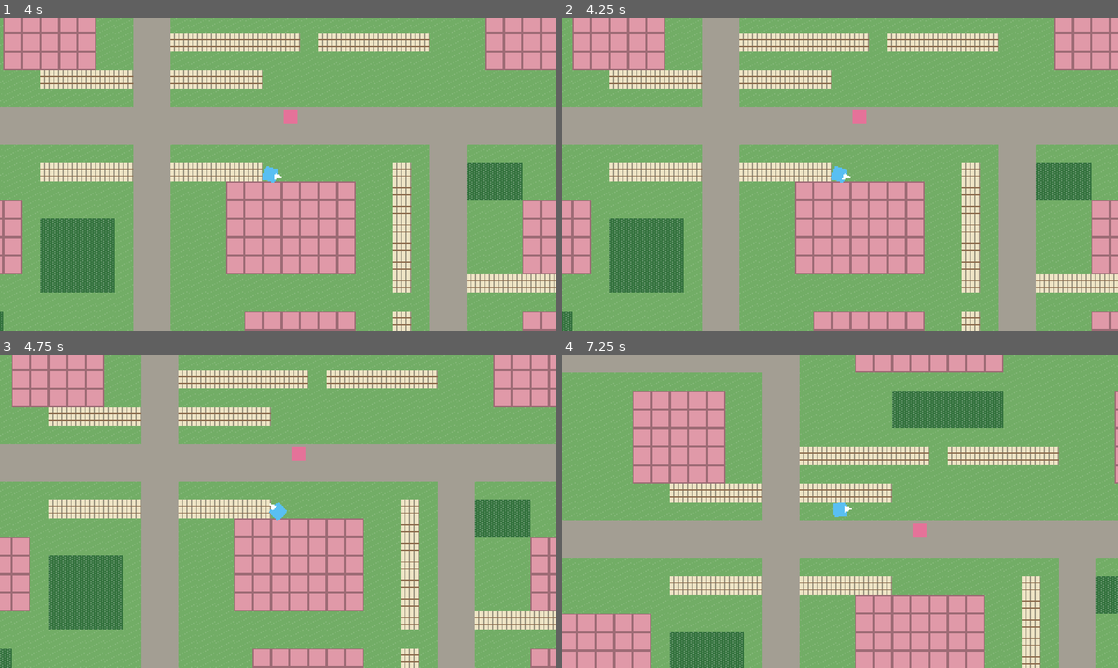
Above: before the commit, frames 1-4 (two rows, left to right).
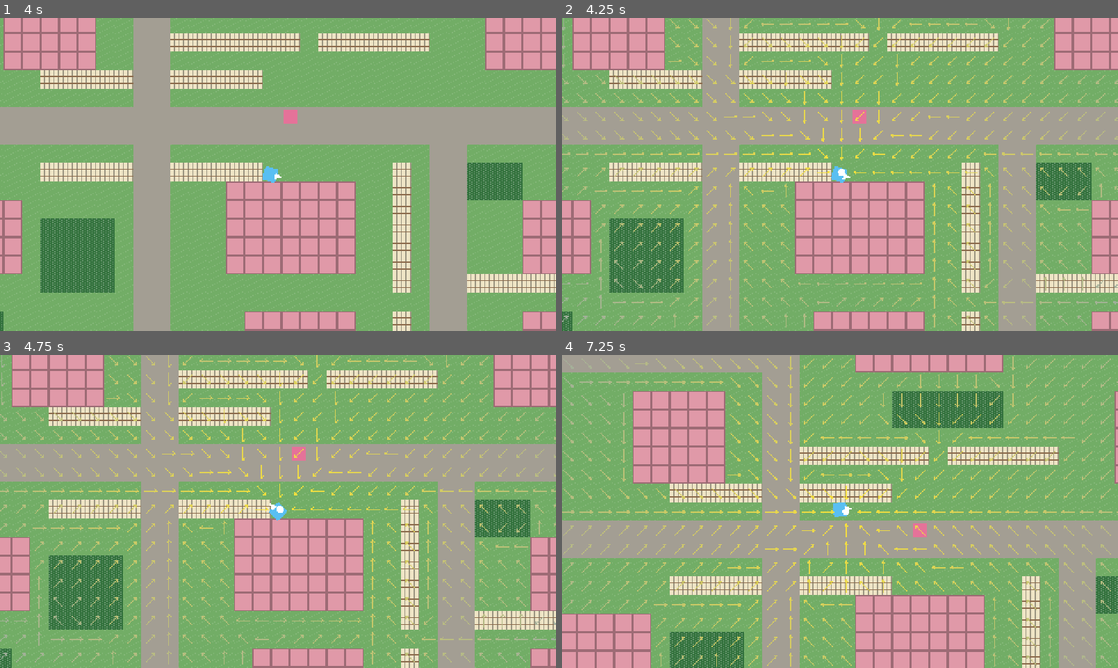
Above: after the commit, the same moments.

Repository: preritkothari16/amortia
Game: Godot game, scene res://world/main.tscn
Same seed, same stepped clock (60 frames per second), same inputs: the game is played once before the commit and once after it.
Inputs (mouse positions are in pixels of both pictures, inside the frame that each line leads up to):
- Up to frame 1 (4 s): tap Enter at 0.5, 3.5 s; move the mouse to (400, 158) at 0.52 s; hold D (move_right) 0.53-1.25 s; tap Space (dodge) at 0.6, 2 s; click (400, 158) at 0.67 s; drag from (166, 190) to (250, 237) at 1.27 s; move the mouse to (333, 105) at 2.02 s; hold D (move_right) 2.03-2.75 s; hold Shift 2.03-2.75 s; drag from (250, 237) to (111, 127) at 2.77 s; move the mouse to (444, 221) at 3.52 s; hold A (move_left) from 3.53 s (still down); tap Ctrl at 3.6 s
- Up to frame 2 (4.25 s): keep holding A (move_left); tap F2 (debug_flow_field, bound only after the commit) at 4.15 s
- Up to frame 3 (4.75 s): release A (move_left) at 4.25 s; drag from (111, 464) to (194, 433) at 4.27 s
- Up to frame 4 (7.25 s): tap Space (dodge) at 5 s; move the mouse to (867, 511) at 5.02 s; press the mouse at (867, 511) at 5.03 s; hold S (move_down) 5.03-5.75 s; release the mouse at (867, 511) at 5.75 s; drag from (756, 433) to (728, 527) at 5.77 s; move the mouse to (962, 495) at 6.52 s; hold W (move_up) from 6.53 s (still down); tap Alt at 6.6 s

Frame 1 is identical in both runs. In frame 2, 4.3% of the frame differs, in the area x 0-100%, y 0-99%; in frame 3, 4.3%; in frame 4, 4.5%, in the area x 0-100%, y 0-100%.

Commit message:
Add shared flow field with F2 debug arrows
- FlowField: hand-written Dijkstra/UCS from the player's cell; stores
  integration cost and next cell per tile, weighted terrain, walls and
  unreachable areas handled, optional cost profile
- Rebuilt by main.gd whenever the player enters a new cell
- F2 overlay draws one arrow per tile, coloured by cost
- Speed: flat-index loop with TerrainGrid.build_cost_array and a
  faster MinHeap (hole sifting) cut rebuilds from ~50 ms to ~7.5 ms
- 16 new GUT tests (75 total), incl. field = A* cost from every cell
- HANDOFF.md updated

Co-Authored-By: Claude Opus 5.5 <noreply@anthropic.com>

Diff:
--- a/ai/grid/terrain_grid.gd
+++ b/ai/grid/terrain_grid.gd
@@ -113,6 +113,17 @@
 	return cost
 
 
+## Every cell's cost in one flat array (index = y * width + x), for hot loops such as the
+## flow field that would be slowed down by calling get_cost per neighbour.
+func build_cost_array(profile: TerrainCostProfile = null) -> PackedFloat32Array:
+	var p: TerrainCostProfile = _profile_or_base(profile)
+	var costs: PackedFloat32Array = PackedFloat32Array()
+	costs.resize(_terrain_ids.size())
+	for i: int in _terrain_ids.size():
+		costs[i] = p.cost_of_id(_terrain_ids[i])
+	return costs
+
+
 func _profile_or_base(profile: TerrainCostProfile) -> TerrainCostProfile:
 	if profile == null:
 		return base_profile
--- /dev/null
+++ b/ai/nav/flow_field.gd
@@ -0,0 +1,148 @@
+class_name FlowField
+extends RefCounted
+## Shared flow field (GDD 6.2): one Dijkstra / Uniform Cost Search outward from the target
+## (the player's cell) gives every tile on the map
+##   - its integration cost: total cost of the cheapest walk from that tile to the target
+##   - its next cell: the neighbour to step into to follow that cheapest walk
+## Any number of enemies then just read the arrow under their feet - no per-enemy search.
+##
+## The search runs backwards (from the target) but enemies walk forwards, so when the
+## search reaches tile A from tile B it pays get_step_cost(A -> B): the cost of ENTERING B.
+##
+## Speed: the field is rebuilt every time the player enters a new tile, so build() works on
+## flat integer indices and a precomputed cost array instead of calling
+## TerrainGrid.get_neighbors() (which allocates an array per call). The neighbour rules are
+## the same as TerrainGrid's; tests check the result matches A* from every cell.
+
+const SQRT2: float = 1.41421356
+## The 8 neighbour offsets: 4 straight, then 4 diagonal.
+const OFFSETS: Array[Vector2i] = [
+	Vector2i(1, 0), Vector2i(-1, 0), Vector2i(0, 1), Vector2i(0, -1),
+	Vector2i(1, 1), Vector2i(1, -1), Vector2i(-1, 1), Vector2i(-1, -1),
+]
+
+var grid: TerrainGrid
+## Cell the field leads to. Only valid after build().
+var target: Vector2i = Vector2i.ZERO
+## Whose terrain costs the field was built with.
+var profile: TerrainCostProfile
+## Cells finalised by the last build (for stats / experiment N1).
+var last_expanded: int = 0
+
+## Per cell (index = y * width + x): integration cost (INF = cannot reach the target)...
+var _cost: PackedFloat32Array = PackedFloat32Array()
+## ...and the index of the next cell to step into (-1 = none: target or unreachable).
+var _next: PackedInt32Array = PackedInt32Array()
+var _built: bool = false
+
+
+func _init(terrain_grid: TerrainGrid) -> void:
+	grid = terrain_grid
+
+
+## Runs Dijkstra from `target_cell` over the whole grid. Call again when the target moves
+## to a new cell or the terrain changes.
+func build(target_cell: Vector2i, cost_profile: TerrainCostProfile = null) -> void:
+	target = target_cell
+	profile = cost_profile if cost_profile != null else grid.base_profile
+	last_expanded = 0
+	var cell_count: int = grid.width * grid.height
+	_cost.resize(cell_count)
+	_cost.fill(INF)
+	_next.resize(cell_count)
+	_next.fill(-1)
+	_built = true
+	if not grid.is_walkable(target, profile):
+		return  # the target is inside a wall: nothing can reach it
+
+	var w: int = grid.width
+	var h: int = grid.height
+	var tile_cost: PackedFloat32Array = grid.build_cost_array(profile)  # INF = wall
+	var done: PackedByteArray = PackedByteArray()
+	done.resize(cell_count)  # all 0 = not finalised yet
+	var open: MinHeap = MinHeap.new()  # holds cell indices
+	var target_index: int = _index(target)
+	_cost[target_index] = 0.0
+	open.push(target_index, 0.0)
+
+	while not open.is_empty():
+		var b: int = open.pop()
+		if done[b] == 1:
+			continue  # stale entry: b was already finalised with a cheaper cost
+		done[b] = 1
+		last_expanded += 1
+		var bx: int = b % w
+		var by: int = b / w
+
+		# Every walkable neighbour a of b could step into b.
+		for offset: Vector2i in OFFSETS:
+			var ax: int = bx + offset.x
+			var ay: int = by + offset.y
+			if ax < 0 or ay < 0 or ax >= w or ay >= h:
+				continue
+			var a: int = ay * w + ax
+			if done[a] == 1 or tile_cost[a] == INF:
+				continue
+			var step: float = tile_cost[b]  # stepping from a into b pays b's terrain cost
+			if offset.x != 0 and offset.y != 0:
+				# Diagonal: no corner cutting, both cells beside the step must be walkable.
+				if tile_cost[by * w + ax] == INF or tile_cost[ay * w + bx] == INF:
+					continue
+				step *= SQRT2
+			var new_cost: float = _cost[b] + step
+			if new_cost < _cost[a]:
+				_cost[a] = new_cost
+				_next[a] = b  # a's arrow points at b
+				open.push(a, new_cost)
+
+
+func is_built() -> bool:
+	return _built
+
+
+## Total cost from `cell` to the target. INF if unreachable, a wall, or outside the map.
+func get_cost(cell: Vector2i) -> float:
+	if not _built or not grid.in_bounds(cell):
+		return INF
+	return _cost[_index(cell)]
+
+
+func is_reachable(cell: Vector2i) -> bool:
+	return get_cost(cell) < INF
+
+
+## The neighbour to step into from `cell`. Returns `cell` itself at the target or when
+## there is no way to the target (check is_reachable to tell these apart).
+func get_next_cell(cell: Vector2i) -> Vector2i:
+	if not _built or not grid.in_bounds(cell):
+		return cell
+	var next_index: int = _next[_index(cell)]
+	if next_index < 0:
+		return cell
+	return Vector2i(next_index % grid.width, next_index / grid.width)
+
+
+## Unit vector from `cell` towards its next cell. ZERO at the target or if unreachable.
+func get_direction(cell: Vector2i) -> Vector2:
+	return Vector2(get_next_cell(cell) - cell).normalized()
+
+
+## Same as get_direction, for a world position (what an enemy will call each frame).
+func get_direction_at(world_pos: Vector2) -> Vector2:
+	return get_direction(grid.coords.world_to_cell(world_pos))
+
+
+## The cells you visit by following the arrows from `cell` to the target, both included.
+## Empty if `cell` cannot reach the target. Mainly for tests and debugging.
+func get_path_from(cell: Vector2i) -> Array[Vector2i]:
+	if not is_reachable(cell):
+		return []
+	var path: Array[Vector2i] = [cell]
+	while path[-1] != target:
+		path.append(get_next_cell(path[-1]))
+		assert(path.size() <= grid.width * grid.height, "FlowField: arrows form a loop")
+	return path
+
+
+func _index(cell: Vector2i) -> int:
+	return cell.y * grid.width + cell.x
--- a/ai/util/min_heap.gd
+++ b/ai/util/min_heap.gd
@@ -40,58 +40,67 @@
 func pop() -> Variant:
 	assert(not _items.is_empty(), "MinHeap: pop() on empty heap")
 	var top: Variant = _items[0]
-	# Move the last entry to the root, shrink, then let it sink to its place.
+	# Take the last entry off the end, then sink it down from the root (the hole left by top).
 	var last: int = _items.size() - 1
-	_swap(0, last)
+	var item: Variant = _items[last]
+	var priority: float = _priorities[last]
+	var order: int = _order[last]
 	_items.resize(last)
 	_priorities.resize(last)
 	_order.resize(last)
 	if last > 0:
-		_sift_down(0)
+		_sift_down(item, priority, order)
 	return top
 
 
-## True if entry a should come out before entry b.
-func _less(a: int, b: int) -> bool:
-	if _priorities[a] != _priorities[b]:
-		return _priorities[a] < _priorities[b]
-	return _order[a] < _order[b]
+## Moves the entry at index i up to its place. Uses a "hole": parents that are larger are
+## shifted down one level, and the entry is written once at the end (fewer writes than swapping).
+func _sift_up(i: int) -> void:
+	var item: Variant = _items[i]
+	var priority: float = _priorities[i]
+	var order: int = _order[i]
+	while i > 0:
+		var parent: int = (i - 1) >> 1
+		var pp: float = _priorities[parent]
+		# Stop when the parent should come out first (smaller priority, or tie and older).
+		if pp < priority or (pp == priority and _order[parent] < order):
+			break
+		_move(parent, i)
+		i = parent
+	_put(i, item, priority, order)
 
 
-## Move a new entry up while it is smaller than its parent.
-func _sift_up(i: int) -> void:
-	while i > 0:
-		var parent: int = (i - 1) / 2
-		if not _less(i, parent):
-			return
-		_swap(i, parent)
-		i = parent
+## Places an entry starting at the root hole and moves it down while a child is smaller.
+func _sift_down(item: Variant, priority: float, order: int) -> void:
+	var n: int = _items.size()
+	var i: int = 0
+	while true:
+		var child: int = 2 * i + 1
+		if child >= n:
+			break
+		# Pick the smaller of the two children.
+		var right: int = child + 1
+		if right < n:
+			var cp: float = _priorities[child]
+			var rp: float = _priorities[right]
+			if rp < cp or (rp == cp and _order[right] < _order[child]):
+				child = right
+		var chp: float = _priorities[child]
+		if priority < chp or (priority == chp and order < _order[child]):
+			break
+		_move(child, i)
+		i = child
+	_put(i, item, priority, order)
 
 
-## Move an entry down while one of its children is smaller.
-func _sift_down(i: int) -> void:
-	var n: int = _items.size()
-	while true:
-		var smallest: int = i
-		var left: int = 2 * i + 1
-		var right: int = left + 1
-		if left < n and _less(left, smallest):
-			smallest = left
-		if right < n and _less(right, smallest):
-			smallest = right
-		if smallest == i:
-			return
-		_swap(i, smallest)
-		i = smallest
+## Copies entry `from` into slot `to`.
+func _move(from: int, to: int) -> void:
+	_items[to] = _items[from]
+	_priorities[to] = _priorities[from]
+	_order[to] = _order[from]
 
 
-func _swap(a: int, b: int) -> void:
-	var item: Variant = _items[a]
-	_items[a] = _items[b]
-	_items[b] = item
-	var p: float = _priorities[a]
-	_priorities[a] = _priorities[b]
-	_priorities[b] = p
-	var o: int = _order[a]
-	_order[a] = _order[b]
-	_order[b] = o
+func _put(i: int, item: Variant, priority: float, order: int) -> void:
+	_items[i] = item
+	_priorities[i] = priority
+	_order[i] = order
--- a/project.godot
+++ b/project.godot
@@ -64,6 +64,11 @@
 "events": [Object(InputEventKey,"resource_local_to_scene":false,"resource_name":"","device":-1,"window_id":0,"alt_press …(195 unchanged characters)…
 ]
 }
+debug_flow_field={
+"deadzone": 0.2,
+"events": [Object(InputEventKey,"resource_local_to_scene":false,"resource_name":"","device":-1,"window_id":0,"alt_pressed":false,"shift_pressed":false,"ctrl_pressed":false,"meta_pressed":false,"pressed":false,"keycode":0,"physical_keycode":4194333,"key_label":0,"unicode":0,"location":0,"echo":false,"script":null)
+]
+}
 
 [layer_names]
 
--- /dev/null
+++ b/tests/test_flow_field.gd
@@ -0,0 +1,258 @@
+extends GutTest
+## Tests for the shared flow field on small hand-made grids.
+## Codes: . road (1), * tall_grass (2), F fence (6), # wall (blocked), T = target (road).
+
+const SQRT2: float = 1.41421356
+
+var _rules: TerrainCosts
+
+
+func before_each() -> void:
+	_rules = TerrainCosts.new()
+	_rules.costs = {"road": 1.0, "tall_grass": 2.0, "fence": 6.0}
+	_rules.impassable = PackedStringArray(["wall"])
+	_rules.adaptations = {"climber": {"fence": 2.0}}
+
+
+func _grid(lines: Array[String]) -> TerrainGrid:
+	var names: Dictionary = {".": "road", "T": "road", "*": "tall_grass", "F": "fence", "#": "wall"}
+	var rows: Array[PackedStringArray] = []
+	for line: String in lines:
+		var row: PackedStringArray = PackedStringArray()
+		for c: String in line:
+			row.append(names[c])
+		rows.append(row)
+	return TerrainGrid.from_rows(rows, _rules)
+
+
+func _find_target(lines: Array[String]) -> Vector2i:
+	for y: int in lines.size():
+		var x: int = lines[y].find("T")
+		if x >= 0:
+			return Vector2i(x, y)
+	return Vector2i(-1, -1)
+
+
+func _field(lines: Array[String], profile_genes: Dictionary[String, float] = {}) -> FlowField:
+	var g: TerrainGrid = _grid(lines)
+	var field: FlowField = FlowField.new(g)
+	var profile: TerrainCostProfile = g.make_profile(profile_genes) if not profile_genes.is_empty() else null
+	field.build(_find_target(lines), profile)
+	return field
+
+
+## Every reachable cell: its arrow is a legal move, and following the arrows to the target
+## costs exactly what the field says. Unreachable cells have no arrow.
+func _assert_field_consistent(field: FlowField) -> void:
+	var g: TerrainGrid = field.grid
+	for y: int in g.height:
+		for x: int in g.width:
+			var cell: Vector2i = Vector2i(x, y)
+			if not field.is_reachable(cell):
+				assert_eq(field.get_direction(cell), Vector2.ZERO, "no arrow at unreachable %s" % cell)
+				continue
+			if cell == field.target:
+				continue
+			var next: Vector2i = field.get_next_cell(cell)
+			assert_has(g.get_neighbors(cell, true, field.profile), next, "arrow at %s is a legal move" % cell)
+			var walked: float = 0.0
+			var path: Array[Vector2i] = field.get_path_from(cell)
+			for i: int in range(1, path.size()):
+				walked += g.get_step_cost(path[i - 1], path[i], field.profile)
+			assert_almost_eq(walked, field.get_cost(cell), 0.0001, "arrows from %s add up to its cost" % cell)
+
+
+# --- Direct route --------------------------------------------------------------------
+
+func test_direct_route_costs_count_up_from_target() -> void:
+	var field: FlowField = _field(["T...."])
+	for x: int in 5:
+		assert_eq(field.get_cost(Vector2i(x, 0)), float(x))
+	assert_eq(field.get_direction(Vector2i(4, 0)), Vector2.LEFT)
+	assert_eq(field.get_path_from(Vector2i(4, 0)), [Vector2i(4, 0), Vector2i(3, 0), Vector2i(2, 0), Vector2i(1, 0), Vector2i(0, 0)])
+
+
+func test_target_has_zero_cost_and_no_arrow() -> void:
+	var field: FlowField = _field(["..T.."])
+	assert_eq(field.get_cost(Vector2i(2, 0)), 0.0)
+	assert_eq(field.get_direction(Vector2i(2, 0)), Vector2.ZERO)
+	assert_eq(field.get_next_cell(Vector2i(2, 0)), Vector2i(2, 0))
+
+
+func test_open_ground_uses_diagonals() -> void:
+	var field: FlowField = _field(["T...", "....", "....", "...."])
+	assert_almost_eq(field.get_cost(Vector2i(3, 3)), 3.0 * SQRT2, 0.0001)
+	assert_eq(field.get_next_cell(Vector2i(3, 3)), Vector2i(2, 2))
+	assert_almost_eq(field.get_direction(Vector2i(3, 3)), Vector2(-1, -1).normalized(), Vector2(0.0001, 0.0001))
+	_assert_field_consistent(field)
+
+
+# --- Obstacle routing ----------------------------------------------------------------
+
+func test_routes_through_gap_in_wall() -> void:
+	var lines: Array[String] = [
+		"..#..",
+		"..#.T",
+		".....",
+	]
+	var field: FlowField = _field(lines)
+	var path: Array[Vector2i] = field.get_path_from(Vector2i(0, 0))
+	assert_has(path, Vector2i(2, 2), "must pass the gap")
+	for cell: Vector2i in path:
+		assert_true(field.grid.is_walkable(cell))
+	_assert_field_consistent(field)
+
+
+func test_walls_are_unreachable() -> void:
+	var field: FlowField = _field(["T#."])
+	assert_eq(field.get_cost(Vector2i(1, 0)), INF)
+	assert_false(field.is_reachable(Vector2i(1, 0)))
+
+
+# --- Weighted terrain ----------------------------------------------------------------
+
+func test_routes_around_expensive_fences() -> void:
+	# From (0,1): straight through 3 fences = 19, around = 2 + 2*sqrt2.
+	var field: FlowField = _field([
+		".....",
+		".FFFT",
+		".....",
+	])
+	var path: Array[Vector2i] = field.get_path_from(Vector2i(0, 1))
+	for cell: Vector2i in path:
+		assert_ne(field.grid.get_terrain(cell), "fence")
+	assert_almost_eq(field.get_cost(Vector2i(0, 1)), 2.0 + 2.0 * SQRT2, 0.0001)
+	_assert_field_consistent(field)
+
+
+func test_standing_on_fence_pays_only_for_tiles_ahead() -> void:
+	# An enemy already on a fence pays for the tiles it enters next, not the fence itself.
+	var field: FlowField = _field(["F.T"])
+	assert_eq(field.get_cost(Vector2i(0, 0)), 2.0)
+	assert_eq(field.get_cost(Vector2i(1, 0)), 1.0)
+
+
+func test_entering_fence_costs_six() -> void:
+	var field: FlowField = _field([".FT"])
+	assert_eq(field.get_cost(Vector2i(0, 0)), 7.0, "enter fence 6 + enter target 1")
+
+
+func test_climber_profile_changes_the_field() -> void:
+	var lines: Array[String] = [
+		".FT",
+		".#.",
+		"...",
+	]
+	var base: FlowField = _field(lines)
+	assert_eq(base.get_cost(Vector2i(0, 0)), 6.0, "detour around the wall")
+	assert_eq(base.get_next_cell(Vector2i(0, 0)), Vector2i(0, 1))
+
+	var climber: FlowField = _field(lines, {"climber": 1.0})
+	assert_eq(climber.get_cost(Vector2i(0, 0)), 3.0, "climb the fence: 2 + 1")
+	assert_eq(climber.get_next_cell(Vector2i(0, 0)), Vector2i(1, 0))
+	_assert_field_consistent(climber)
+
+
+# --- Unreachable ---------------------------------------------------------------------
+
+func test_walled_off_pocket_is_unreachable() -> void:
+	var field: FlowField = _field([
+		"T....",
+		"..###",
+		"..#..",
+		"..###",
+	])
+	for cell: Vector2i in [Vector2i(3, 2), Vector2i(4, 2)]:
+		assert_false(field.is_reachable(cell), "pocket %s" % cell)
+		assert_eq(field.get_cost(cell), INF)
+		assert_eq(field.get_direction(cell), Vector2.ZERO)
+		assert_eq(field.get_next_cell(cell), cell)
+		assert_true(field.get_path_from(cell).is_empty())
+	assert_true(field.is_reachable(Vector2i(1, 3)), "outside the pocket is fine")
+	_assert_field_consistent(field)
+
+
+func test_target_on_wall_makes_everything_unreachable() -> void:
+	var g: TerrainGrid = _grid(["..#"])
+	var field: FlowField = FlowField.new(g)
+	field.build(Vector2i(2, 0))
+	assert_false(field.is_reachable(Vector2i(0, 0)))
+	assert_eq(field.last_expanded, 0)
+
+
+func test_outside_map_and_unbuilt_are_unreachable() -> void:
+	var g: TerrainGrid = _grid(["T.."])
+	var field: FlowField = FlowField.new(g)
+	assert_false(field.is_built())
+	assert_eq(field.get_cost(Vector2i(1, 0)), INF, "before build")
+	field.build(Vector2i(0, 0))
+	assert_eq(field.get_cost(Vector2i(-1, 0)), INF)
+	assert_eq(field.get_direction(Vector2i(9, 9)), Vector2.ZERO)
+
+
+# --- Direction field around an obstacle ----------------------------------------------
+
+func test_arrows_flow_around_wall_block() -> void:
+	# Target below a wall. Cells above the wall must go round the ends, never into the wall.
+	var field: FlowField = _field([
+		".....",
+		".###.",
+		"..T..",
+	])
+	assert_eq(field.get_direction(Vector2i(0, 0)), Vector2.DOWN, "left column runs down")
+	assert_eq(field.get_direction(Vector2i(0, 1)), Vector2.DOWN)
+	assert_eq(field.get_direction(Vector2i(0, 2)), Vector2.RIGHT, "bottom row runs to target")
+	assert_eq(field.get_direction(Vector2i(1, 2)), Vector2.RIGHT)
+	assert_eq(field.get_direction(Vector2i(4, 0)), Vector2.DOWN, "right column runs down")
+	assert_eq(field.get_direction(Vector2i(3, 2)), Vector2.LEFT)
+	# Top-middle has equal routes left and right: it must go sideways, not into the wall.
+	var top: Vector2 = field.get_direction(Vector2i(2, 0))
+	assert_eq(top.y, 0.0)
+	assert_ne(top.x, 0.0)
+	assert_eq(field.get_cost(Vector2i(2, 0)), 6.0)
+	_assert_field_consistent(field)
+
+
+func test_rebuild_moves_the_field() -> void:
+	var g: TerrainGrid = _grid(["....."])
+	var field: FlowField = FlowField.new(g)
+	field.build(Vector2i(0, 0))
+	assert_eq(field.get_direction(Vector2i(2, 0)), Vector2.LEFT)
+	field.build(Vector2i(4, 0))
+	assert_eq(field.get_direction(Vector2i(2, 0)), Vector2.RIGHT)
+	assert_eq(field.get_cost(Vector2i(0, 0)), 4.0)
+
+
+func test_world_position_lookup() -> void:
+	var field: FlowField = _field(["T...."])
+	assert_eq(field.get_direction_at(Vector2(4 * 16 + 3, 5)), Vector2.LEFT)
+
+
+# --- Agreement with A* ---------------------------------------------------------------
+
+func test_matches_astar_from_every_cell_on_random_grids() -> void:
+	# Field cost at every cell = A* cost from that cell to the target.
+	var rng: RandomNumberGenerator = RandomNumberGenerator.new()
+	rng.seed = 11
+	var codes: Array[String] = [".", ".", ".", "*", "F", "#"]
+	for trial: int in 15:
+		var lines: Array[String] = []
+		for y: int in 8:
+			var line: String = ""
+			for x: int in 10:
+				line += codes[rng.randi_range(0, codes.size() - 1)]
+			lines.append(line)
+		var g: TerrainGrid = _grid(lines)
+		var target: Vector2i = Vector2i(rng.randi_range(0, 9), rng.randi_range(0, 7))
+		var field: FlowField = FlowField.new(g)
+		field.build(target)
+		var astar: AStar = AStar.new(g)
+		for y: int in g.height:
+			for x: int in g.width:
+				var cell: Vector2i = Vector2i(x, y)
+				astar.find_path(cell, target)
+				if astar.last_cost == INF:
+					assert_false(field.is_reachable(cell), "trial %d %s" % [trial, cell])
+				else:
+					assert_almost_eq(field.get_cost(cell), astar.last_cost, 0.0001, "trial %d %s" % [trial, cell])
+		_assert_field_consistent(field)
--- /dev/null
+++ b/ui/debug/flow_field_overlay.gd
@@ -0,0 +1,56 @@
+class_name FlowFieldOverlay
+extends Node2D
+## Debug view of a FlowField: one arrow per reachable tile pointing to its next cell.
+## Colour = integration cost (yellow near the target, blue far away).
+## Magenta dot = walkable tile that cannot reach the target. Toggle with F2.
+
+## Cost at which arrows reach the "far" colour.
+const FAR_COST: float = 40.0
+const NEAR_COLOR: Color = Color(1, 0.9, 0.2, 0.9)
+const FAR_COLOR: Color = Color(0.3, 0.5, 1, 0.9)
+
+var field: FlowField
+
+
+func _ready() -> void:
+	visible = false
+	z_index = 11
+
+
+func _unhandled_input(event: InputEvent) -> void:
+	if event.is_action_pressed("debug_flow_field"):
+		visible = not visible
+		queue_redraw()
+
+
+## Call after field.build() so the arrows update.
+func refresh() -> void:
+	if visible:
+		queue_redraw()
+
+
+func _draw() -> void:
+	if field == null or not field.is_built():
+		return
+	var grid: TerrainGrid = field.grid
+	var half: float = grid.coords.tile_size * 0.35
+	for y: int in grid.height:
+		for x: int in grid.width:
+			var cell: Vector2i = Vector2i(x, y)
+			var centre: Vector2 = grid.coords.cell_to_world(cell)
+			if cell == field.target:
+				draw_circle(centre, 3.0, Color.WHITE)
+				continue
+			if not field.is_reachable(cell):
+				if grid.is_walkable(cell, field.profile):
+					draw_circle(centre, 1.5, Color.MAGENTA)
+				continue
+			var t: float = clampf(field.get_cost(cell) / FAR_COST, 0.0, 1.0)
+			_draw_arrow(centre, field.get_direction(cell), half, NEAR_COLOR.lerp(FAR_COLOR, t))
+
+
+func _draw_arrow(centre: Vector2, dir: Vector2, half: float, color: Color) -> void:
+	var tip: Vector2 = centre + dir * half
+	draw_line(centre - dir * half, tip, color)
+	draw_line(tip, tip - dir.rotated(0.5) * 3.0, color)
+	draw_line(tip, tip - dir.rotated(-0.5) * 3.0, color)
--- a/world/main.gd
+++ b/world/main.gd
@@ -1,21 +1,28 @@
 extends Node2D
 ## Prototype level root: puts the player on the map's spawn, keeps the camera inside the map,
-## and builds the terrain-cost grid the enemy AI will path over.
+## builds the terrain-cost grid, and keeps the shared flow field pointing at the player.
 
 @export var terrain_costs: TerrainCosts
 
 ## Plain-data copy of the map for the AI. Rebuild or set_terrain() when terrain changes.
 var terrain_grid: TerrainGrid
+## Shared flow field towards the player, rebuilt whenever the player enters a new cell.
+var flow_field: FlowField
+## How long the last flow field rebuild took, in milliseconds.
+var last_flow_build_msec: float = 0.0
 
 @onready var _map: ZoneMap = $MapleHollow
 @onready var _player: Player = $Player
 @onready var _cost_overlay: TerrainCostOverlay = $TerrainCostOverlay
+@onready var _flow_overlay: FlowFieldOverlay = $FlowFieldOverlay
 
 
 func _ready() -> void:
 	var coords: GridCoords = GridCoords.new(_map.terrain_layer.tile_set.tile_size.x, _map.get_world_rect().position)
 	terrain_grid = TerrainGrid.from_rows(_map.get_terrain_rows(), terrain_costs, coords)
 	_cost_overlay.grid = terrain_grid
+	flow_field = FlowField.new(terrain_grid)
+	_flow_overlay.field = flow_field
 
 	_player.global_position = _map.get_player_spawn()
 	var bounds: Rect2 = _map.get_world_rect()
@@ -25,3 +32,21 @@
 	camera.limit_right = int(bounds.end.x)
 	camera.limit_bottom = int(bounds.end.y)
 	camera.reset_smoothing()
+	_update_flow_field()
+
+
+func _physics_process(_delta: float) -> void:
+	_update_flow_field()
+
+
+## Rebuilds the field only when the player's cell changes (GDD 6.2).
+func _update_flow_field() -> void:
+	var cell: Vector2i = terrain_grid.coords.world_to_cell(_player.global_position)
+	if flow_field.is_built() and cell == flow_field.target:
+		return
+	if not terrain_grid.is_walkable(cell):
+		return  # keep the old field rather than pointing everything at a wall
+	var start_usec: int = Time.get_ticks_usec()
+	flow_field.build(cell)
+	last_flow_build_msec = (Time.get_ticks_usec() - start_usec) / 1000.0
+	_flow_overlay.refresh()
--- a/world/main.tscn
+++ b/world/main.tscn
@@ -1,10 +1,11 @@
-[gd_scene load_steps=7 format=3]
+[gd_scene load_steps=8 format=3]
 
 [ext_resource type="Script" path="res://world/main.gd" id="1_main"]
 [ext_resource type="PackedScene" path="res://world/zones/maple_hollow/maple_hollow.tscn" id="2_map"]
 [ext_resource type="PackedScene" path="res://entities/player/player.tscn" id="3_player"]
 [ext_resource type="Resource" path="res://data/terrain_costs.tres" id="4_costs"]
 [ext_resource type="Script" path="res://ui/debug/terrain_cost_overlay.gd" id="5_overlay"]
+[ext_resource type="Script" path="res://ui/debug/flow_field_overlay.gd" id="6_flow"]
 
 [sub_resource type="CircleShape2D" id="Circle_enemy"]
 radius = 6.0
@@ -31,3 +32,6 @@
 
 [node name="TerrainCostOverlay" type="Node2D" parent="."]
 script = ExtResource("5_overlay")
+
+[node name="FlowFieldOverlay" type="Node2D" parent="."]
+script = ExtResource("6_flow")
Not shown, added: ai/nav/flow_field.gd.uid
Not shown, added: tests/test_flow_field.gd.uid
Not shown, added: ui/debug/flow_field_overlay.gd.uid
Not shown, changed: HANDOFF.md
